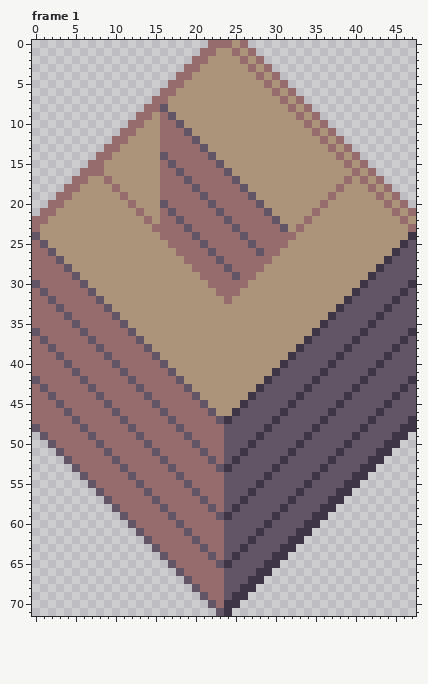
File history of a pixel-art file, resources/asesprite/blocks/Block_Wood.aseprite. The first picture shows the starting point.
48x72 pixels, 7 frames. Shown: frame 1. The commit also changed other frames, which this record leaves out.
The result:
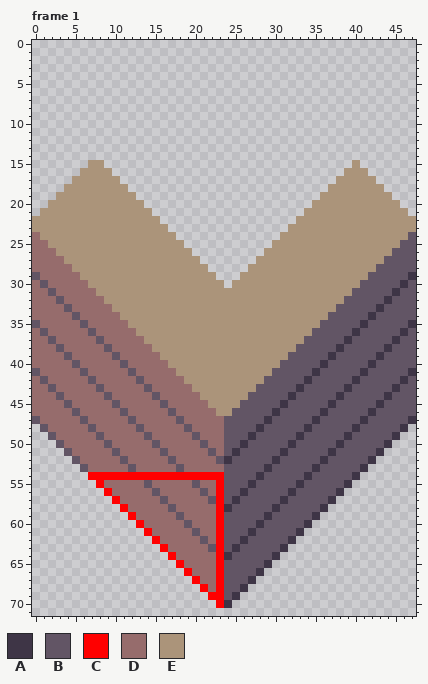
Palette (. is transparent): A #3e3546  B #625565  C #ff0000  D #966c6c  E #ab947a
Edits made:
layer "Wood Full" now hidden
layer "Wood Row" added
layer "Wood Column" added
layer "Layer 1" added
layer "Corner Left" now hidden
layer "Corner Top" now hidden
layer "Corner Right" now hidden
layer "Corner Bottom" now hidden
layer "Wood Half" removed
layer "Wood Half Column Copy" removed
Changed rows in their new state; - is an unchanged pixel.
Frame 1:
first column x 0:
 0 ----------------------.....---------------------
 1 ---------------------.......--------------------
 2 --------------------.........-------------------
 3 -------------------...........------------------
 4 ------------------.............-----------------
 5 -----------------...............----------------
 6 ----------------.................---------------
 7 ---------------...................--------------
 8 --------------.....................-------------
 9 -------------.......................------------
10 ------------.........................-----------
11 -----------...........................----------
12 ----------.............................---------
13 ---------...............................--------
14 --------.................................-------
15 -------EE...............................-.------
16 ------EEE-.............................-E-.-----
17 -----EE--E-...........................-E-E-.----
18 ----EE----E-.........................-E---E-.---
19 ---EE------E-.......................-E-----E-.--
20 --EE--------E-.....................-E-------E-.-
21 -EE----------E-...................-E---------E-.
22 EE------------E-.................-E-----------E-
23 E--------------EE...............-E-------------E
24 D---------------EE.............EE--------------B
25 -D---------------EE...........EE--------------B-
26 --D---------------EE.........EE--------------B--
27 ---D---------------EE.......EE--------------B---
28 ----D---------------EE.....EE--------------B----
29 B----D---------------EE...EE--------------B----A
30 DB----D---------------EE.EE--------------B----AB
31 -DB----D---------------EEE--------------B----AB-
32 --DB----D---------------E--------------B----AB--
33 ---DB----D----------------------------B----AB---
34 ----DB----D--------------------------B----AB----
35 B----DB----D------------------------B----AB----A
36 DB----DB----D----------------------B----AB----AB
37 -DB----DB----D--------------------B----AB----AB-
38 --DB----DB----D------------------B----AB----AB--
39 ---DB----DB----D----------------B----AB----AB---
40 ----DB----DB----D--------------B----AB----AB----
41 B----DB----DB----D------------B----AB----AB----A
42 DB----DB----DB----D----------B----AB----AB----AB
43 -DB----DB----DB----D--------B----AB----AB----AB-
44 --DB----DB----DB----D------B----AB----AB----AB--
45 ---DB----DB----DB----D----B----AB----AB----AB---
46 ----DB----DB----DB----D--B----AB----AB----AB----
47 B----DB----DB----DB----DB----AB----AB----AB-----
48 .B----DB----DB----DB--------AB----AB----AB-----.
49 -.B----DB----DB----DB------AB----AB----AB-----.-
50 --.B----DB----DB----DB----AB----AB----AB-----.--
51 ---.B----DB----DB----DB--AB----AB----AB-----.---
52 ----.B----DB----DB----DBAB----AB----AB-----.----
53 -----.B----DB----DB----DB----AB----AB-----.-----
54 ------.CCCCCCCCCCCCCCCCC----AB----AB-----.------
55 -------.C----DB----DB--C---AB----AB-----.-------
56 --------.C----DB----DB-C--AB----AB-----.--------
57 ---------.C----DB----DBC-AB----AB-----.---------
58 ----------.C----DB----DCAB----AB-----.----------
59 -----------.C----DB----CB----AB-----.-----------
60 ------------.C----DB---C----AB-----.------------
61 -------------.C----DB--C---AB-----.-------------
62 --------------.C----DB-C--AB-----.--------------
63 ---------------.C----DBC-AB-----.---------------
64 ----------------.C----DCAB-----.----------------
65 -----------------.C----CB-----.-----------------
66 ------------------.C---C-----.------------------
67 -------------------.C--C----.-------------------
68 --------------------.C-C---.--------------------
69 ---------------------.CC--.---------------------
70 ----------------------.C-.----------------------
71 -----------------------..-----------------------
Changed places in both pictures, as pixel boxes (x1, y1, x2, y2):
changed: (32, 40, 416, 616)
